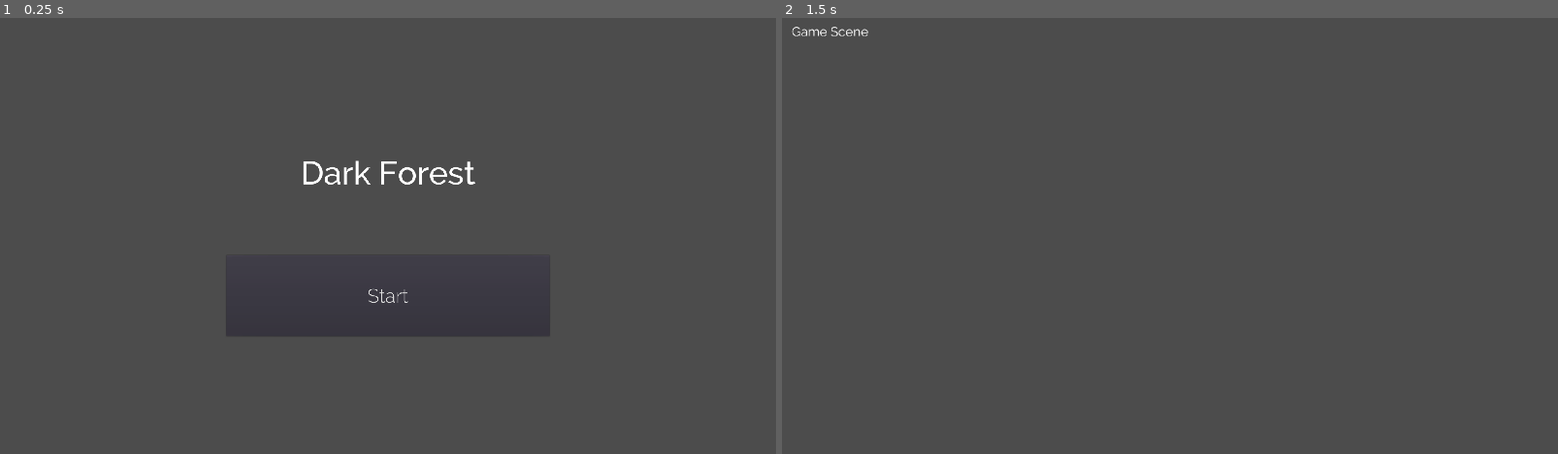
Above: before the commit, frames 1-2 (left to right).
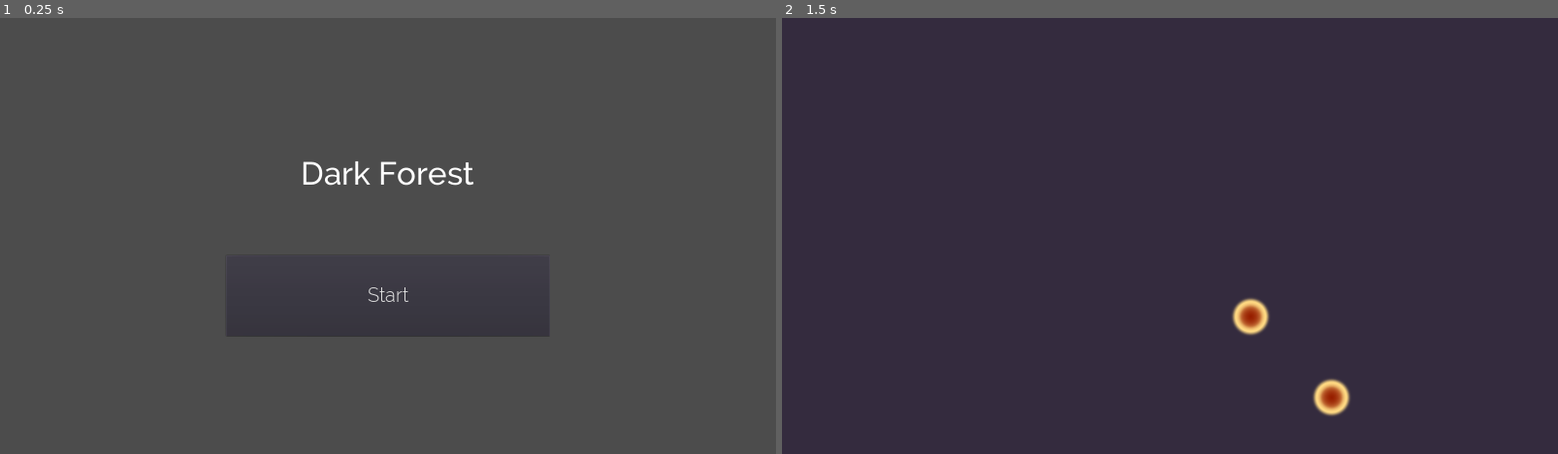
Above: after the commit, the same moments.

Repository: WeLoveGodot/GameOff2019
Game: Godot game, scene res://scene/Menu.tscn
The game is run twice, just before and just after one commit, with the same random seed, the same clock (stepped at 60 frames per second) and the same inputs.
Inputs:
- Up to frame 1 (0.25 s): no input
- Up to frame 2 (1.5 s): click "Start" at 0.5 s; tap Enter at 1.25 s

The runs differ from the first frame. In frame 1, 0.3% of the frame differs, in the area x 39-62%, y 32-66%; in frame 2, 100%, in the area x 0-100%, y 0-100%.

Commit message:
feat(game): add planet drawer
目前只是普通地测试绘制

Diff:
--- a/project.godot
+++ b/project.godot
@@ -23,7 +23,7 @@
 
 window/size/width=1920
 window/size/height=1080
-window/stretch/mode="viewport"
+window/stretch/mode="2d"
 window/stretch/aspect="keep"
 
 [rendering]
--- a/scene/Game.gd
+++ b/scene/Game.gd
@@ -1,6 +1,6 @@
 extends Node2D
 # 游戏变量们先集中在这，有需求再搬家
-const Planet = preload("res://scene/Planet.gd")
+var Planet = preload("res://scene/Planet.tscn")
 
 # 真的操作镜头的缺点是如果需要改变近大远小的自然定律，你就要真的调整sprite的大小。
 # 我们自己建模镜头的缩放，再根据此控制星球的位置和缩放，达到缩放镜头的效果
@@ -8,12 +8,23 @@
 
 var planets = []
 
-func add_planet(planet: Planet):
+func add_planet(planet):
 	planets.append(planet)
 	# TODO: 更新镜头范围相关边界，比如最左点，最右点之类
 
+func get_planets():
+	return planets
+
+func get_view_coor(coor: Vector2):
+	return coor * camera_scale
+
 func _ready():
-	pass # Replace with function body.
+	# test code
+	for i in [1, 2, 3, 4]:
+		var p = Planet.instance()
+		p.set_coor(Vector2(i*200, i*200))
+		$PlanetDrawer.add_child(p)
+		add_planet(p)
 
 # Called every frame. 'delta' is the elapsed time since the previous frame.
 #func _process(delta):
--- a/scene/Game.tscn
+++ b/scene/Game.tscn
@@ -1,8 +1,9 @@
-[gd_scene load_steps=5 format=2]
+[gd_scene load_steps=6 format=2]
 
 [ext_resource path="res://scene/Game.gd" type="Script" id=1]
 [ext_resource path="res://resource/raw_fonts/Raleway/Raleway-Regular.ttf" type="DynamicFontData" id=2]
 [ext_resource path="res://scene/RangeDrawer.gd" type="Script" id=3]
+[ext_resource path="res://scene/PlanetDrawer.gd" type="Script" id=4]
 
 [sub_resource type="DynamicFont" id=1]
 size = 32
@@ -11,7 +12,15 @@
 [node name="Game" type="Node2D"]
 script = ExtResource( 1 )
 
+[node name="BG" type="ColorRect" parent="."]
+margin_left = -42.9207
+margin_top = -42.5582
+margin_right = 1953.08
+margin_bottom = 1104.44
+color = Color( 0.207843, 0.172549, 0.247059, 1 )
+
 [node name="Label" type="Label" parent="."]
+visible = false
 margin_left = 23.9166
 margin_top = 14.3499
 margin_right = 575.917
@@ -20,4 +29,9 @@
 text = "Game Scene"
 
 [node name="RangeDrawer" type="Node2D" parent="."]
+position = Vector2( 960, 540 )
 script = ExtResource( 3 )
+
+[node name="PlanetDrawer" type="Node2D" parent="."]
+position = Vector2( 960, 540 )
+script = ExtResource( 4 )
--- a/scene/Planet.gd
+++ b/scene/Planet.gd
@@ -6,11 +6,17 @@
 # 视野半径
 var vision: float = 0.0
 
+var coor: Vector2 = Vector2(0, 0)
 # ...
 
 func _ready():
 	pass
 
+func set_coor(coor: Vector2):
+	self.coor = coor
+
+func get_coor():
+	return self.coor
 # Called every frame. 'delta' is the elapsed time since the previous frame.
 #func _process(delta):
 #	pass
--- a/scene/Planet.tscn
+++ b/scene/Planet.tscn
@@ -1,6 +1,10 @@
-[gd_scene load_steps=2 format=2]
+[gd_scene load_steps=3 format=2]
 
 [ext_resource path="res://scene/Planet.gd" type="Script" id=1]
+[ext_resource path="res://resource/art/planet.png" type="Texture" id=2]
 
 [node name="Planet" type="Node2D"]
 script = ExtResource( 1 )
+
+[node name="Sprite" type="Sprite" parent="."]
+texture = ExtResource( 2 )
--- /dev/null
+++ b/scene/PlanetDrawer.gd
@@ -0,0 +1,20 @@
+extends Node2D
+
+# Declare member variables here. Examples:
+# var a = 2
+# var b = "text"
+
+var game
+
+# Called when the node enters the scene tree for the first time.
+func _ready():
+	game = self.owner
+	print(game)
+	pass # Replace with function body.
+
+# Called every frame. 'delta' is the elapsed time since the previous frame.
+func _process(delta):
+	for planet in game.get_planets():
+		var view_coor = game.get_view_coor(planet.get_coor())
+		print(view_coor)
+		planet.position = view_coor
Binary file added: resource/art/planet.png
Not shown, added: resource/art/planet.png.import
